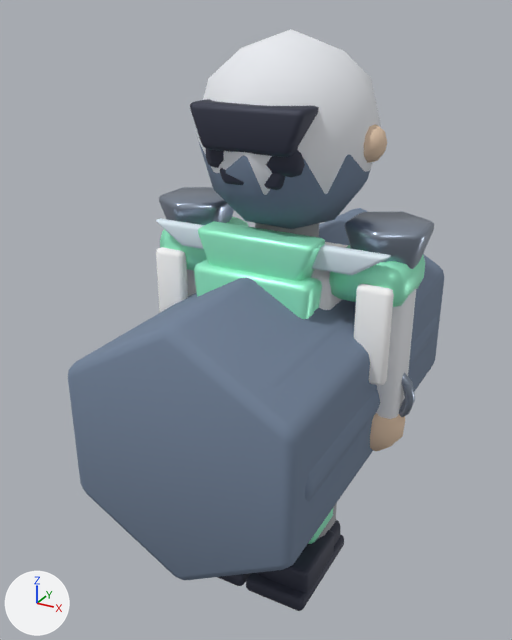
Two versions of the glTF model public/assets/models/characters/medic.glb, one commit apart.
Rendered twice from a camera (50 mm lens) standing at (1.07, -2.17, 2.09) and looking at (-0.12, -0.01, 1.01). The axes (+X, +Y, +Z) are drawn at lower left. The lights are the same throughout. The picture after the commit comes second. Where no turn or scale is listed for an object, it has been applied to the vertices.

Names of what the first picture shows: 'LOD1_PROXY_body', 'LOD2_PROXY_body', 'LOD2_PROXY_head', 'allyShoulderTrim', 'arm.R', 'armPanel.R', 'collarFront', 'crest.hood', 'helmetBrow', 'shoulder.R', 'shoulderCap.1', 'torsoFrontShell' and 19 more.
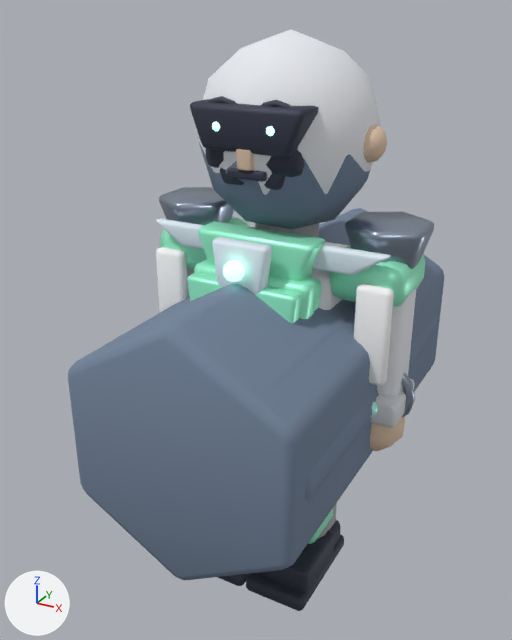
Boxes [x1, y1, x2, y2] around the edits, measured in the pictures (512 x 640 px):
'allyCollarTab', added (pale blue)
    after: [212, 237, 272, 294]
'torsoPanel.R', added (green)
    after: [255, 286, 302, 323]
'arm.R.cuff', added
    after: [371, 379, 415, 428]
'torsoPanel.L', added (green)
    after: [187, 272, 222, 301]
'allyCollarStud', added
    after: [223, 260, 245, 282]
'faceMouthPlate', added
    after: [227, 168, 267, 182]
'faceNoseBridge', added
    after: [236, 149, 254, 171]
'faceSocket.R', added
    after: [261, 100, 301, 158]
'faceSocket.L', added (mostly hidden)
    after: [208, 96, 236, 152]
'arm.R.fastener', added
    after: [371, 402, 378, 418]
'faceIris.R', added
    after: [266, 126, 275, 136]
'faceIris.L', added
    after: [212, 122, 220, 131]

The change, as a diff of the scene's bpy script:
```diff
--- a/public/assets/models/characters/medic.glb.py
+++ b/public/assets/models/characters/medic.glb.py
@@ ob_allycollartab @@
+ob_allycollartab = bpy.data.objects.new('allyCollarTab', me_allycollartabmesh_003)  # 56 vertices, 108 faces; spans x -0.099..0.099, y -0.028..0.027, z 1.26..1.42; in mat_mat_medic_snow (pale blue #e5f3fd)
+ob_allycollartab.location = (0.0, -0.32, 0.0)
@@ ob_allycollarstud @@
+ob_allycollarstud = bpy.data.objects.new('allyCollarStud', me_icosphere_111)  # an icosphere of 80 faces spanning x -0.0333..0.0333, y -0.035..0.035, z -0.035..0.035; in mat_mat_medic_glow (green #a0ffd7, glowing green #a0ffd7)
+ob_allycollarstud.location = (0.0, -0.37, 1.34)
@@ ob_torsopanel_r @@
+ob_torsopanel_r = bpy.data.objects.new('torsoPanel.R', me_torsopanel_rmesh_003)  # 56 vertices, 108 faces; spans x 0.051..0.201, y -0.033..0.032, z 0.866..1.28; in mat_mat_medic_accent (green #a0ffd7)
+ob_torsopanel_r.location = (0.0, -0.315, 0.0)
@@ ob_torsopanel_l @@
+ob_torsopanel_l = bpy.data.objects.new('torsoPanel.L', me_torsopanel_lmesh_003)  # 56 vertices, 108 faces; spans x -0.201..-0.051, y -0.033..0.032, z 0.866..1.28; in mat_mat_medic_accent (green #a0ffd7)
+ob_torsopanel_l.location = (0.0, -0.315, 0.0)
@@ ob_arm_r_fastener @@
+ob_arm_r_fastener = bpy.data.objects.new('arm.R.fastener', me_icosphere_109)  # an icosphere of 80 faces spanning x -0.0333..0.0333, y -0.035..0.035, z -0.035..0.035; in mat_mat_medic_highlight (cyan #bafff1)
+ob_arm_r_fastener.location = (0.39, -0.145, 0.84)
@@ ob_arm_r_cuff @@
+ob_arm_r_cuff = bpy.data.objects.new('arm.R.cuff', me_cube_219)  # 56 vertices, 108 faces; spans x -0.095..0.095, y -0.11..0.11, z -0.05..0.05; in mat_mat_medic_leatherlight (light grey #dddfe3)
+ob_arm_r_cuff.location = (0.39, -0.02, 0.82)
@@ ob_facesocket_r @@
+ob_facesocket_r = bpy.data.objects.new('faceSocket.R', me_torus_034)  # 172 vertices, 344 faces; spans x -0.084..0.084, y -0.011..0.011, z -0.084..0.084; in mat_mat_medic_dark (greyish blue #3c3f50)
+ob_facesocket_r.location = (0.092, -0.274, 1.765)
@@ ob_facesocket_l @@
+ob_facesocket_l = bpy.data.objects.new('faceSocket.L', me_torus_033)  # 172 vertices, 344 faces; spans x -0.084..0.084, y -0.011..0.011, z -0.084..0.084; in mat_mat_medic_dark (greyish blue #3c3f50)
+ob_facesocket_l.location = (-0.092, -0.274, 1.765)
@@ ob_facenosebridge @@
+ob_facenosebridge = bpy.data.objects.new('faceNoseBridge', me_facenosebridgemesh_003)  # 56 vertices, 108 faces; spans x -0.035..0.035, y -0.023..0.022, z 1.64..1.8; in mat_mat_medic_skin (beige #e5c8ad)
+ob_facenosebridge.location = (0.0, -0.285, 0.0)
@@ ob_facemouthplate @@
+ob_facemouthplate = bpy.data.objects.new('faceMouthPlate', me_cube_215)  # 56 vertices, 108 faces; spans x -0.065..0.065, y -0.0125..0.0125, z -0.014..0.014; in mat_mat_medic_dark (greyish blue #3c3f50)
+ob_facemouthplate.location = (0.0, -0.286, 1.625)
@@ ob_faceiris_r @@
+ob_faceiris_r = bpy.data.objects.new('faceIris.R', me_icosphere_107)  # an icosphere of 80 faces spanning x -0.0228..0.0228, y -0.024..0.024, z -0.024..0.024; in mat_mat_medic_glow (green #a0ffd7, glowing green #a0ffd7)
+ob_faceiris_r.location = (0.092, -0.292, 1.765)
@@ ob_faceiris_l @@
+ob_faceiris_l = bpy.data.objects.new('faceIris.L', me_icosphere_107.copy())
+ob_faceiris_l.location = (-0.092, -0.292, 1.765)
```
